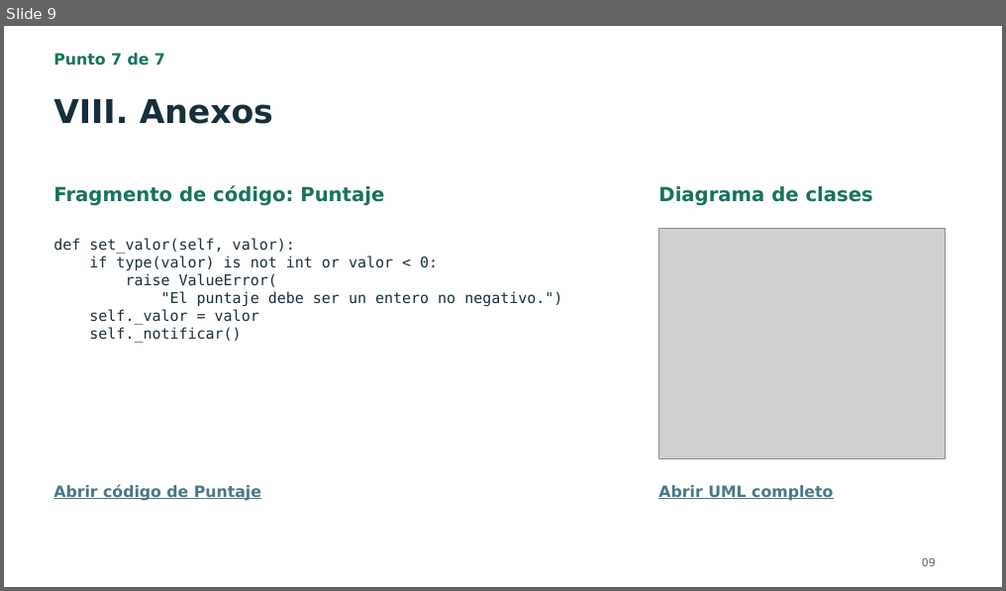
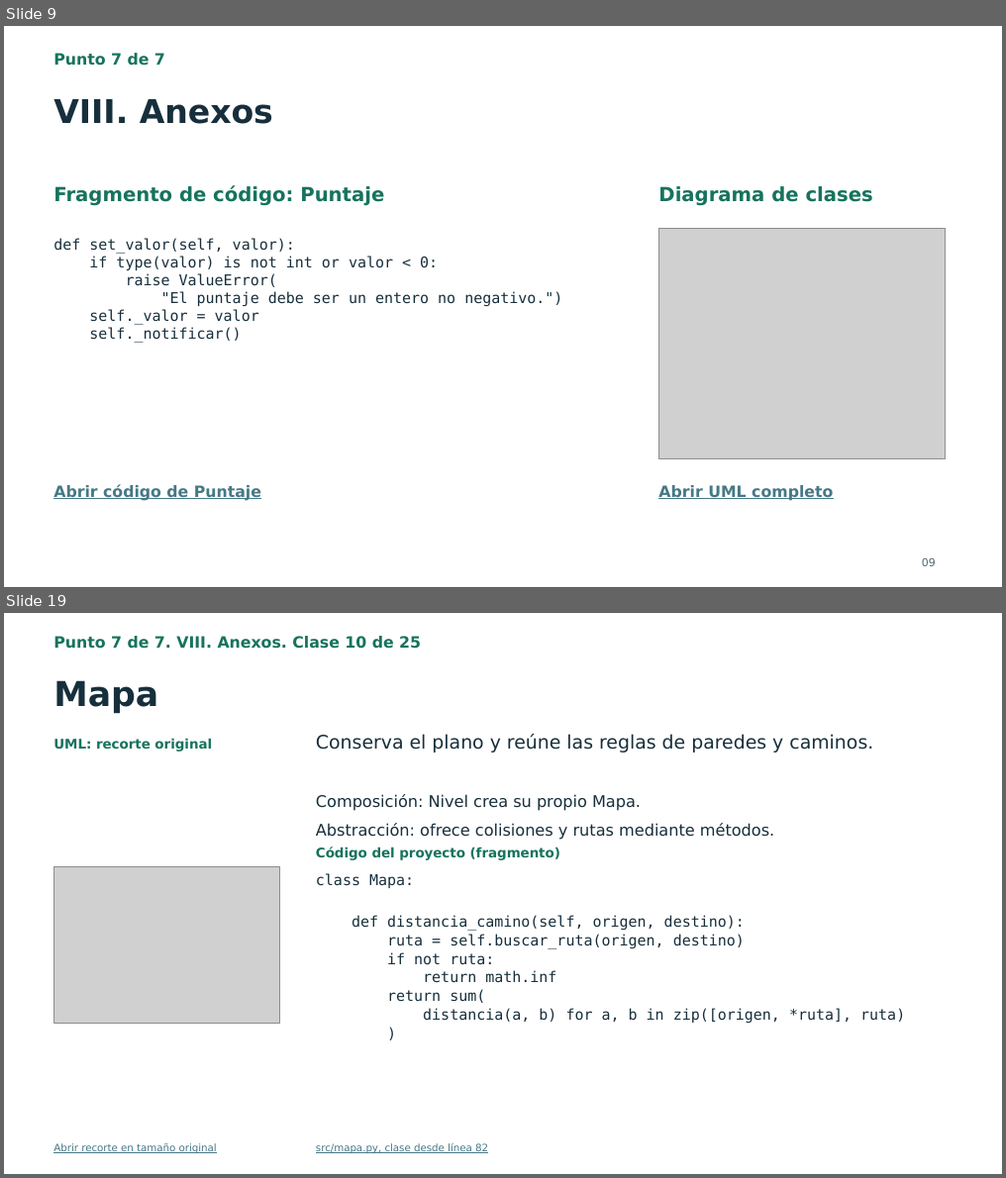
Before and after one commit to JhosFcL/FugaPrision, a slide deck: entrega/Presentacion_Fuga_de_la_Prision.pptx. Shown one above the other, each under a label of ours: slide 9 before the commit, slides 9 and 19 after it; the slides between them are not shown. The pictures are 1006x591 and 1006x1178 pixels, drawn with LibreOffice and Linux fonts; fonts in the diff are those of the drawing; grey boxes stand for pictures. Boxes give left, top, right and bottom in pixels: in the first picture for what was removed or moved away, otherwise in the second. Text is boxed around its words. In the diff, an @@ line names an element or a change of style, - is before the commit and + after.

```diff
--- a/entrega/Presentacion_Fuga_de_la_Prision.pptx
+++ b/entrega/Presentacion_Fuga_de_la_Prision.pptx
@@ slide 19 added at [4,613,1002,1174], background #FFFFFF @@
@@ text added at [54,636,421,649], 15 pt, text #16735D, bold @@
+Punto 7 de 7. VIII. Anexos. Clase 10 de 25
@@ text added at [54,680,158,713], 33 pt, text #172F3C, bold @@
+Mapa
@@ text added at [54,738,212,752], 12.8 pt, text #16735D, bold @@
+UML: recorte original
@@ text added at [316,734,873,753], 18 pt, text #172F3C @@
+Conserva el plano y reúne las reglas de paredes y caminos.
@@ text added at [316,794,641,811], 15.4 pt, text #172F3C @@
+Composición: Nivel crea su propio Mapa.
@@ text added at [316,823,774,840], 15.4 pt, text #172F3C @@
+Abstracción: ofrece colisiones y rutas mediante métodos.
@@ text added at [316,847,560,861], 12.8 pt, text #16735D, bold @@
+Código del proyecto (fragmento)
@@ picture added at [54,867,280,1023] @@
@@ text added at [316,873,905,1024], 14.2 pt, text #172F3C @@
+class Mapa:
+def distancia_camino(self, origen, destino):
+ruta = self.buscar_ruta(origen, destino)
+if not ruta:
+return math.inf
+return sum(
+distancia(a, b) for a, b in zip([origen, *ruta], ruta)
+)
@@ text added at [54,1144,217,1154], 9.8 pt, text #467886, underline @@
+Abrir recorte en tamaño original
@@ text added at [316,1144,488,1154], 9.8 pt, text #467886, underline @@
+src/mapa.py, clase desde línea 82
```
Also in this commit, not shown: 24 other slides added, 29 other files.
